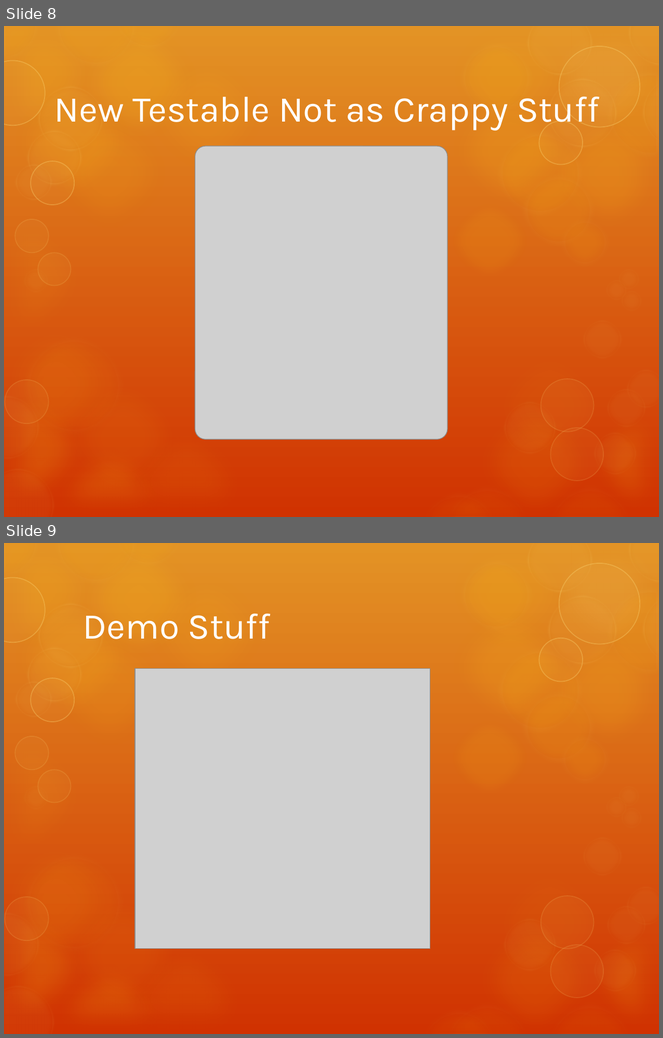
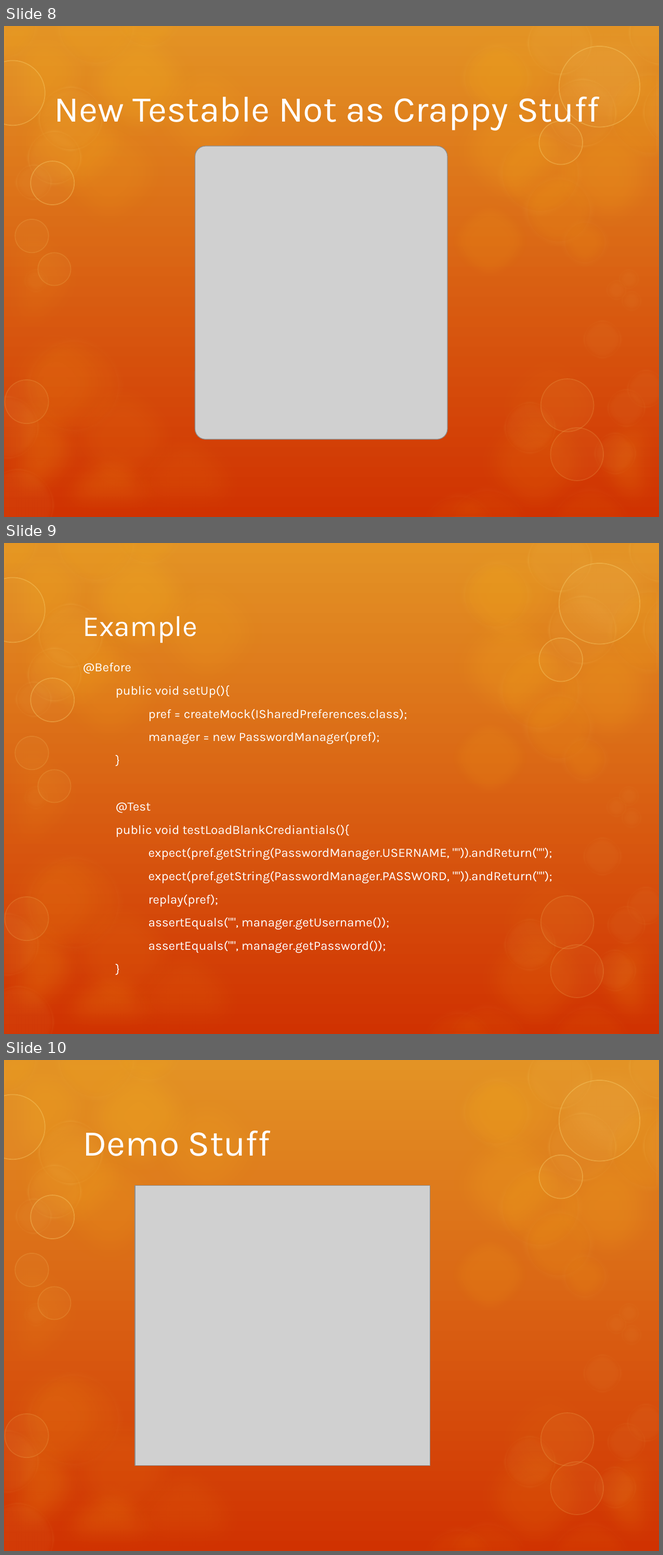
Before and after one commit to HawaiianNinja/RoseHulman-Android-App, a slide deck: Android Mobile Testing Presentation.pptx. Shown one above the other, each under a label of ours: slides 8 and 9 before the commit, slides 8, 9 and 10 after it. The pictures are 663x1038 and 663x1555 pixels, drawn with LibreOffice and Linux fonts; fonts in the diff are those of the drawing; grey boxes stand for pictures. Boxes give left, top, right and bottom in pixels: in the first picture for what was removed or moved away, otherwise in the second. Text is boxed around its words. In the diff, an @@ line names an element or a change of style, - is before the commit and + after.

Commit message:
Added another test code slide

```diff
--- a/Android Mobile Testing Presentation.pptx
+++ b/Android Mobile Testing Presentation.pptx
@@ slide 9 added at <box>4,543,659,1034</box>, background gradient #E39325 to #D13202; not listed: 58 template elements that a slide beside it also shows @@
@@ title added at <box>83,616,197,643</box>, 32 pt, text #FFFFFF @@
+Example
@@ text added at <box>116,685,553,953</box>, 13.9 pt, text #FFFFFF @@
+@Before
+public void setUp(){
+pref = createMock(ISharedPreferences.class);
+manager = new PasswordManager(pref);
+}
+@Test
+public void testLoadBlankCrediantials(){
+expect(pref.getString(PasswordManager.USERNAME, "")).andReturn("");
+expect(pref.getString(PasswordManager.PASSWORD, "")).andReturn("");
+replay(pref);
+assertEquals("", manager.getUsername());
+assertEquals("", manager.getPassword());
+}
@@ what was slide 9 is now slide 10 @@
```
